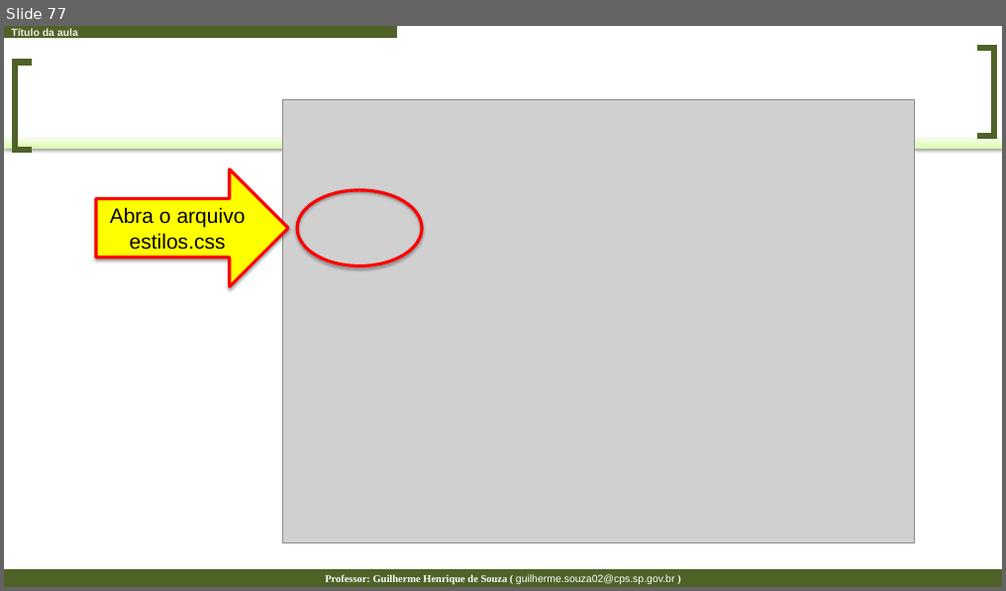
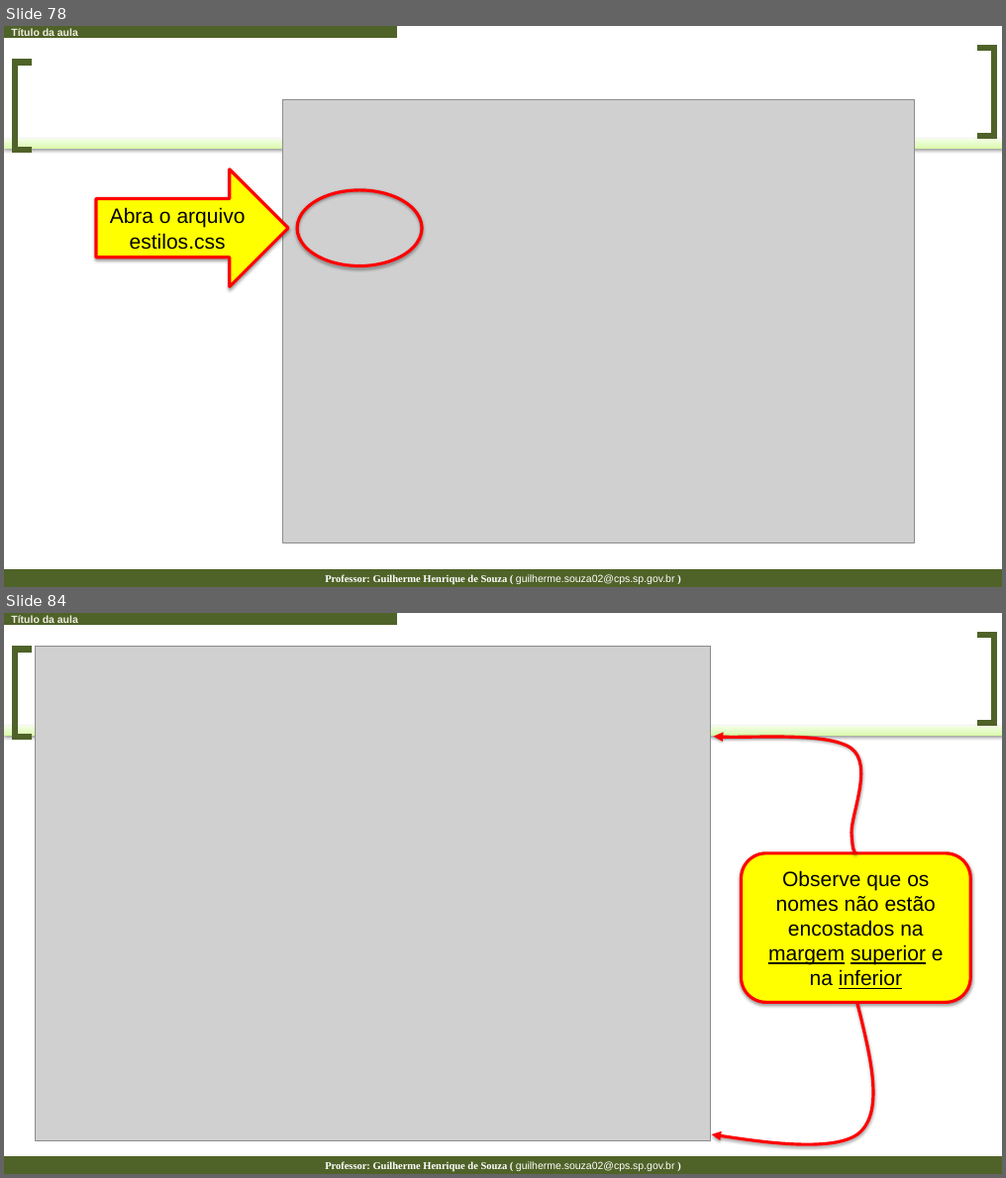
Before and after one commit to guilhermehsouza/AulaCSS, a slide deck: Aula 02 - Passo a Passo.pptx. Shown one above the other, each under a label of ours: slide 77 before the commit, slides 78 and 84 after it; the slides between them are not shown. The pictures are 1006x591 and 1006x1178 pixels, drawn with LibreOffice and Linux fonts; fonts in the diff are those of the drawing; grey boxes stand for pictures. Boxes give left, top, right and bottom in pixels: in the first picture for what was removed or moved away, otherwise in the second. Text is boxed around its words. In the diff, an @@ line names an element or a change of style, - is before the commit and + after.

```diff
--- a/Aula 02 - Passo a Passo.pptx
+++ b/Aula 02 - Passo a Passo.pptx
@@ slide 84 added at (4, 613, 1002, 1174), background #FFFFFF; not listed: 5 template elements that a slide beside it also shows @@
@@ picture added at (36, 647, 710, 1141) @@
@@ freeform shape added at (714, 737, 861, 854), outline #FF0000 3 pt @@
@@ rounded rectangle added at (742, 854, 970, 1002), fill #FFFF00, outline #FF0000 3 pt, 20 pt, text #000000 @@
+Observe que os nomes não estão encostados na margem superior e na inferior
@@ freeform shape added at (712, 1002, 873, 1144), outline #FF0000 3 pt @@
@@ what was slide 77 is now slide 78 @@
```
Also in this commit, not shown: 4 slides changed, 13 other slides added, 6 slides removed, 2 other files.
